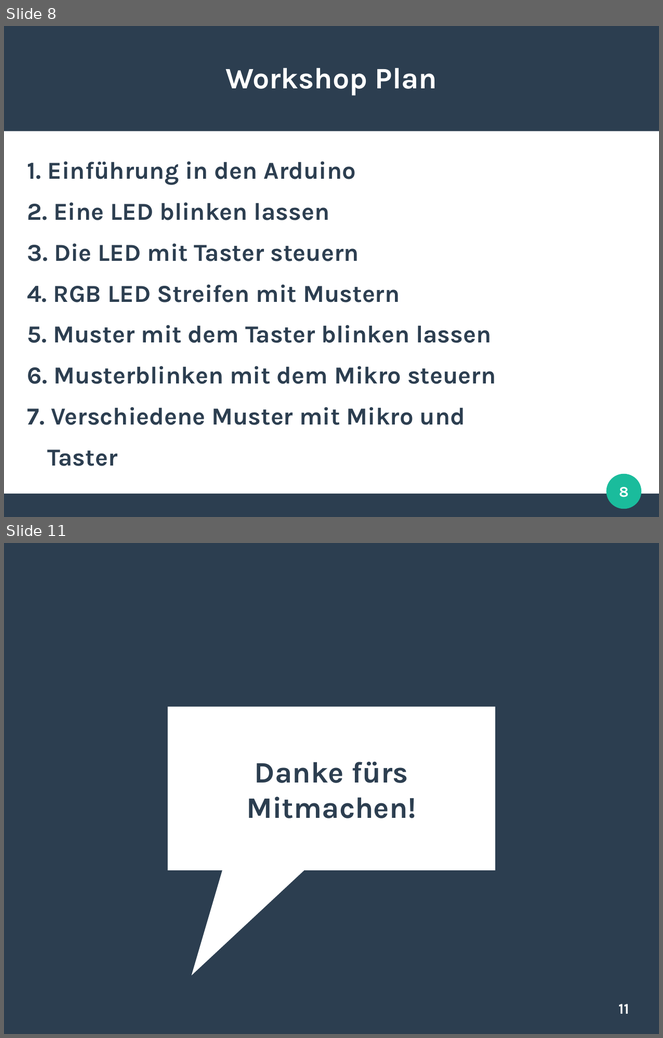
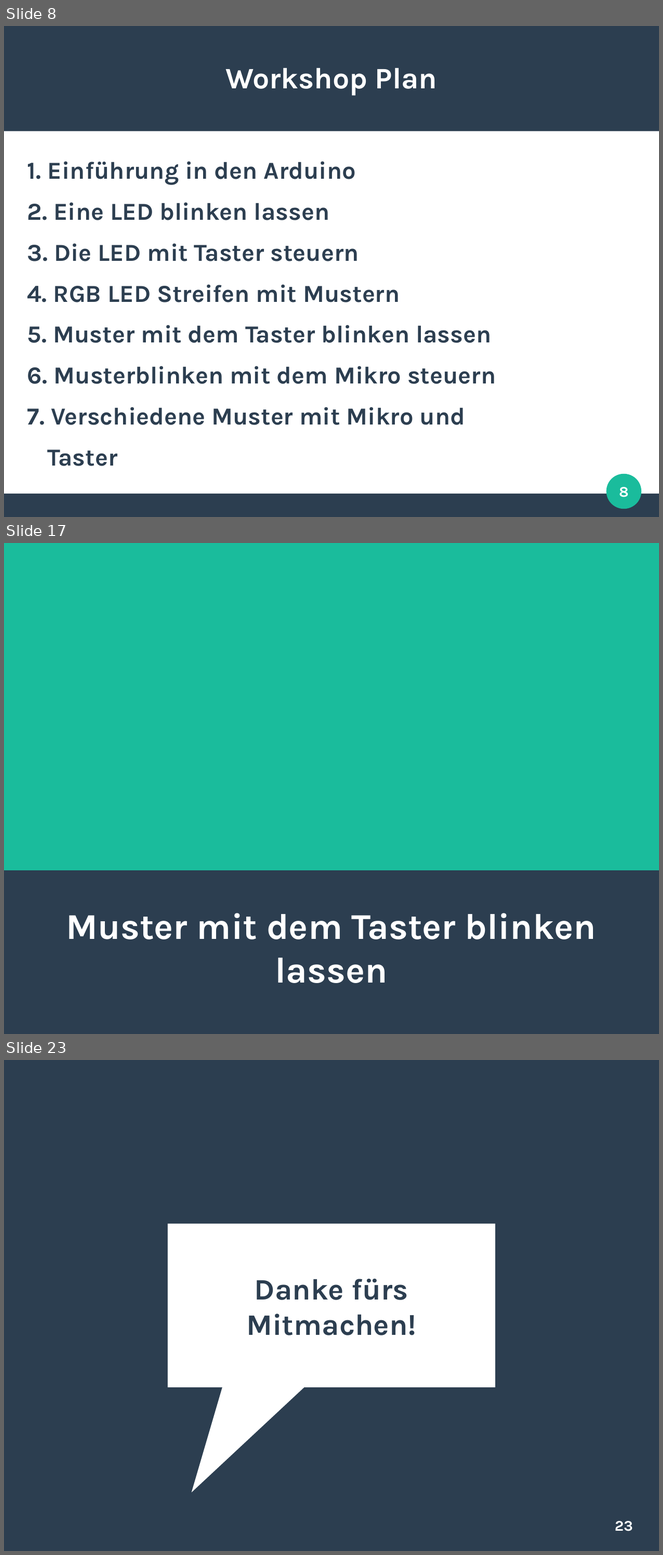
Before and after one commit to SSchwoebel/Schirm, a slide deck: Workshop/workshop.odp. Shown one above the other, each under a label of ours: slides 8 and 11 before the commit, slides 8, 17 and 23 after it; the slides between them are not shown. The pictures are 663x1038 and 663x1555 pixels, drawn with LibreOffice and Linux fonts; fonts in the diff are those of the drawing. Boxes give left, top, right and bottom in pixels: in the first picture for what was removed or moved away, otherwise in the second. Text is boxed around its words. In the diff, an @@ line names an element or a change of style, - is before the commit and + after.

```diff
--- a/Workshop/workshop.odp
+++ b/Workshop/workshop.odp
@@ slide 17 added at (x1=4, y1=543, x2=659, y2=1034), background #2C3E50 @@
@@ rectangle added at (x1=4, y1=543, x2=659, y2=871), fill #1ABC9C @@
@@ subtitle added at (x1=66, y1=913, x2=596, y2=983), 44 pt, text #FFFFFF, bold @@
+Muster mit dem Taster blinken lassen
@@ what was slide 11 is now slide 23 @@
@@ page number at (x1=615, y1=1521, x2=633, y2=1532): text changed @@
-11
+23
```
Also in this commit, not shown: 13 other slides added, 2 slides removed, 11 other files.
